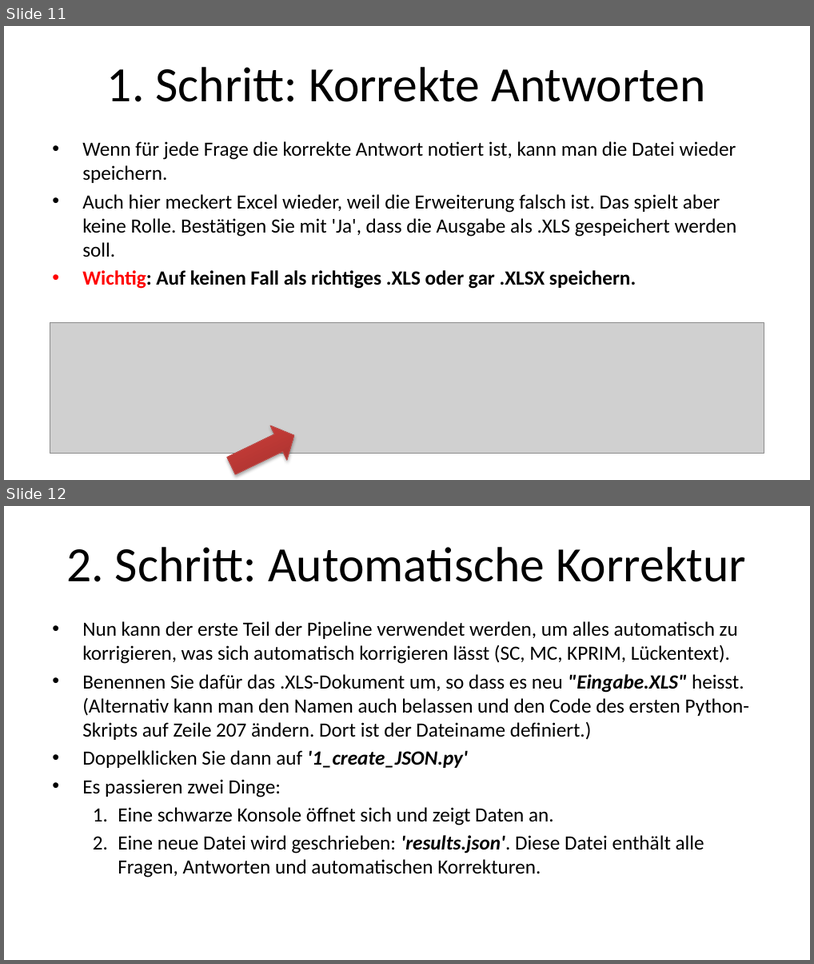
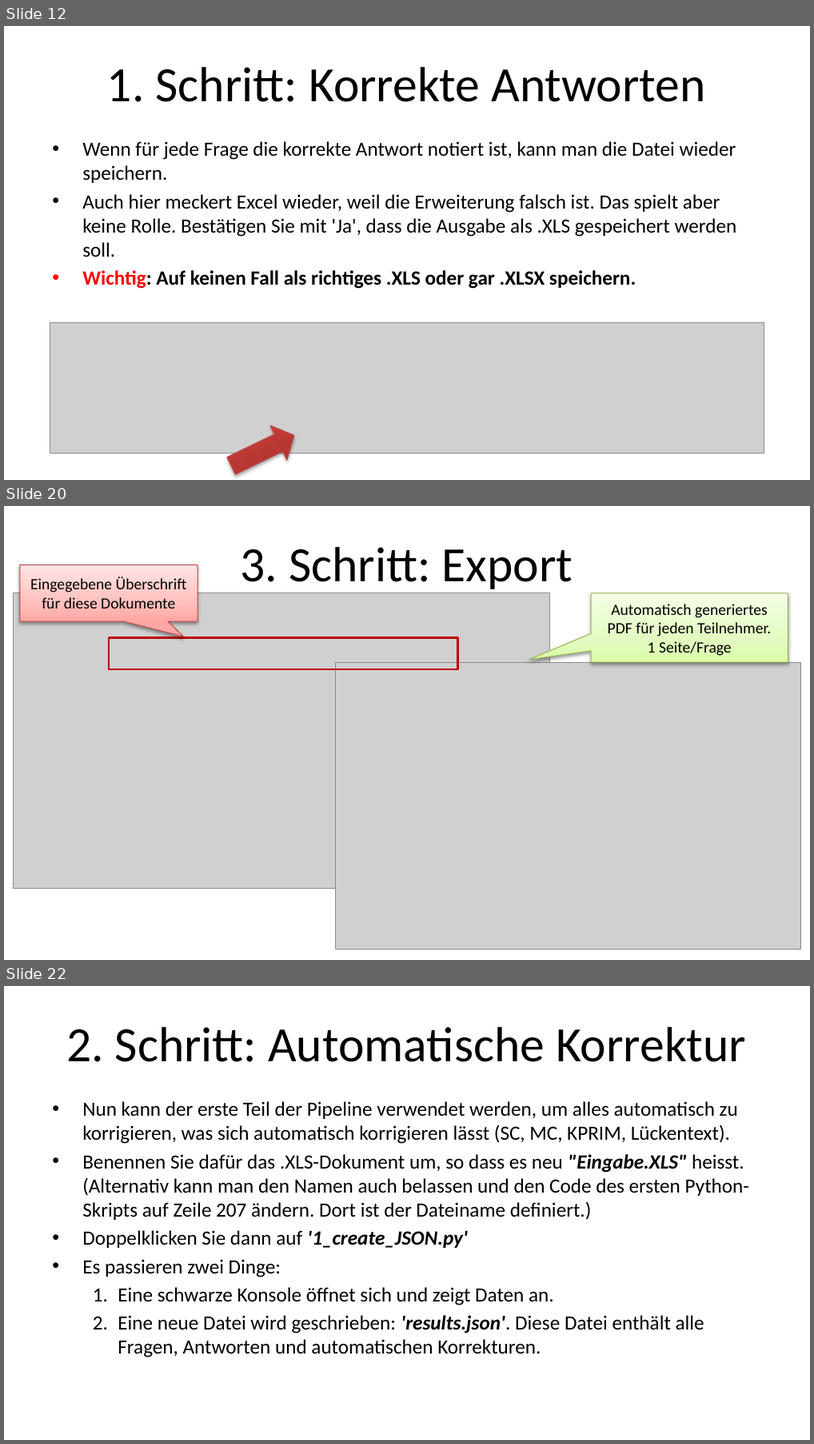
Before and after one commit to Tarlanc/Korrektur, a slide deck: Anleitung_Korrekturpipeline.pptx. Shown one above the other, each under a label of ours: slides 11 and 12 before the commit, slides 12, 20 and 22 after it; the slides between them are not shown. The pictures are 814x964 and 814x1444 pixels, drawn with LibreOffice and Linux fonts; fonts in the diff are those of the drawing; grey boxes stand for pictures. Boxes give left, top, right and bottom in pixels: in the first picture for what was removed or moved away, otherwise in the second. Text is boxed around its words. In the diff, an @@ line names an element or a change of style, - is before the commit and + after.

```diff
--- a/Anleitung_Korrekturpipeline.pptx
+++ b/Anleitung_Korrekturpipeline.pptx
@@ slide 20 added at (4,506,810,960), background #FFFFFF @@
@@ title added at (241,547,574,593), 44 pt, text #000000 @@
+3. Schritt: Export
@@ speech box added at (20,565,198,621), fill gradient #FFA6A5 to #FFC0BF to #FFE7E7, outline #BF4C48 0.75 pt, 14 pt, text #000000 @@
+Eingegebene Überschrift für diese Dokumente
@@ picture added at (14,593,550,888) @@
@@ speech box added at (591,593,788,663), fill gradient #DAFDA7 to #E4FCC2 to #F5FFE7, outline #98B955 0.75 pt, 14 pt, text #000000 @@
+Automatisch generiertes PDF für jeden Teilnehmer.
+1 Seite/Frage
@@ rectangle added at (109,637,458,669), outline #C00000 2 pt @@
@@ picture added at (336,663,802,948) @@
@@ what was slide 11 is now slide 12 @@
@@ what was slide 12 is now slide 22 @@
```
Also in this commit, not shown: 9 other slides added.
